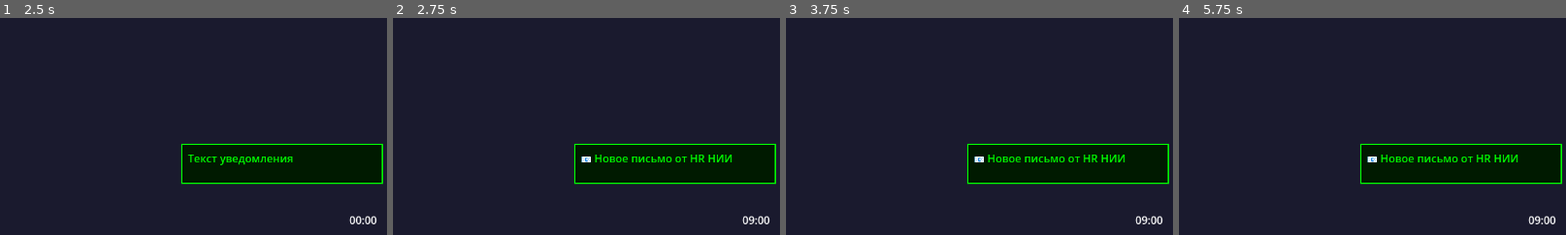
Above: before the commit, frames 1-4 (left to right).
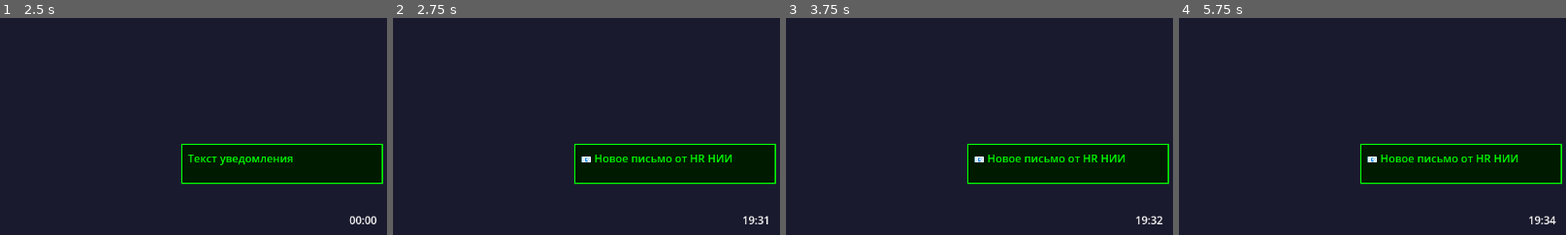
Above: after the commit, the same moments.

Repository: shabalingv-rgb/firebird-protocol
Game: Godot game, scene res://scenes/main_menu/main_menu.tscn.tscn
Two runs of this game, one before a commit and one after it. Both use one fixed random seed, a clock stepped at 60 frames per second and the inputs below.
Inputs:
- Up to frame 1 (2.5 s): click "НОВАЯ ИГРА" at 0.5 s; click "Почта" at 1.25 s; click "Терминал" at 2 s
- Up to frame 2 (2.75 s): no input
- Up to frame 3 (3.75 s): click "Судоку" at 2.75 s; click "Браузер" at 3.5 s
- Up to frame 4 (5.75 s): click "Калькулятор" at 4.25 s; click "Почта" at 5 s
The pictures show only the part of the screen within x 50-100%, y 50-100%; the shares and areas given below are measured in that part.

Frame 1 is identical in both runs. In frame 2, 0.1% of the frame differs, in the area x 90-98%, y 91-96%; in frame 3, 0.1%; in frame 4, 0.1%.

Commit message:
add email client with hr message
Добавил страницу с отдельным письмом от HR, а так же изменил стартовое время и отделил от рабочего.

Diff:
--- a/scenes/desktop/desktop.gd
+++ b/scenes/desktop/desktop.gd
@@ -5,9 +5,9 @@
 @onready var clock_label = $Taskbar/ClockLabel
 
 var game_time: Dictionary = {
-	"hour": 9,
-	"minute": 0,
-	"day": 1
+	"hour": 19,  # 7 вечера
+	"minute": 30,
+	"day": 0     # День 0 - это вечер перед работой
 }
 
 func _ready():
@@ -26,13 +26,23 @@
 	update_clock()
 
 func update_clock():
-	# Форматируем время
+	if GameState.current_day == 0:
+		# В кафе время идёт медленнее (1 реальная секунда = 5 игровых минут)
+		game_time.minute += 1
+		if game_time.minute >= 60:
+			game_time.minute = 0
+			game_time.hour += 1
+
 	var time_str = "%02d:%02d" % [game_time.hour, game_time.minute]
 	clock_label.text = time_str
 
-	# Обновляем каждую секунду
 	await get_tree().create_timer(1.0).timeout
 	update_clock()
+
+func start_work_day():
+	game_time.hour = 9
+	game_time.minute = 0
+	game_time.day = 1
 
 func advance_game_time(hours: int):
 	"""Продвинуть игровое время на N часов"""
@@ -56,7 +66,7 @@
 
 func _open_email():
 	print("Открытие почты...")
-	# get_tree().change_scene_to_file("res://scenes/email/email_client.tscn")
+	get_tree().change_scene_to_file("res://scenes/email/email_client.tscn")
 
 func _open_terminal():
 	print("Открытие терминала...")
--- /dev/null
+++ b/scenes/email/email_client.gd
@@ -0,0 +1,7 @@
+extends Control
+
+func _ready():
+	$EmailHeader/BackButton.pressed.connect(_on_back_pressed)
+
+func _on_back_pressed():
+	get_tree().change_scene_to_file("res://scenes/desktop/desktop.tscn")
--- /dev/null
+++ b/scenes/email/email_client.tscn
@@ -0,0 +1,79 @@
+[gd_scene format=3 uid="uid://bbhi23fpg4ux3"]
+
+[ext_resource type="Script" uid="uid://gvf7tm6miwj" path="res://scenes/email/email_client.gd" id="1_ps0rs"]
+
+[node name="EmailClient" type="Control" unique_id=644736021]
+layout_mode = 3
+anchors_preset = 0
+offset_top = 1.0
+offset_bottom = 1.0
+script = ExtResource("1_ps0rs")
+
+[node name="Background" type="ColorRect" parent="." unique_id=1293584174]
+layout_mode = 1
+anchors_preset = 15
+anchor_right = 1.0
+anchor_bottom = 1.0
+offset_left = 100.0
+offset_top = 100.0
+offset_right = 950.0
+offset_bottom = 600.0
+grow_horizontal = 2
+grow_vertical = 2
+color = Color(0, 0.101960786, 0, 1)
+
+[node name="EmailHeader" type="Panel" parent="." unique_id=2137021936]
+layout_mode = 0
+offset_left = 100.0
+offset_top = 100.0
+offset_right = 900.0
+offset_bottom = 600.0
+
+[node name="BackButton" type="Button" parent="EmailHeader" unique_id=795884728]
+layout_mode = 0
+offset_left = 1.0
+offset_top = -1.0
+offset_right = 224.0
+offset_bottom = 30.0
+text = "← Назад к рабочему столу"
+
+[node name="SubjectLabel" type="Label" parent="EmailHeader" unique_id=1089938234]
+layout_mode = 0
+offset_left = 14.0
+offset_top = 31.0
+offset_right = 279.0
+offset_bottom = 54.0
+text = "Приглашение на собеседование"
+
+[node name="DateLabel" type="Label" parent="EmailHeader" unique_id=2092721498]
+layout_mode = 0
+offset_left = 708.0
+offset_top = 35.0
+offset_right = 748.0
+offset_bottom = 58.0
+
+[node name="EmailBody" type="TextEdit" parent="." unique_id=876434661]
+layout_mode = 0
+offset_left = 107.0
+offset_top = 167.0
+offset_right = 607.0
+offset_bottom = 567.0
+text = "От: hr@nii-firebird.gov
+Тема: Приглашение на собеседование
+
+Уважаемый кандидат,
+
+Ваше резюме рассмотрено. Мы приглашаем Вас на
+собеседование в НИИ \"Firebird\" на должность
+младшего оператора баз данных.
+
+Для начала работы пройдите вводный инструктаж
+по работе с системой.
+
+С уважением,
+Отдел кадров НИИ"
+
+[node name="EmailList" type="ItemList" parent="." unique_id=780786085]
+layout_mode = 0
+offset_right = 40.0
+offset_bottom = 40.0
Not shown, added: scenes/email/email_client.gd.uid
